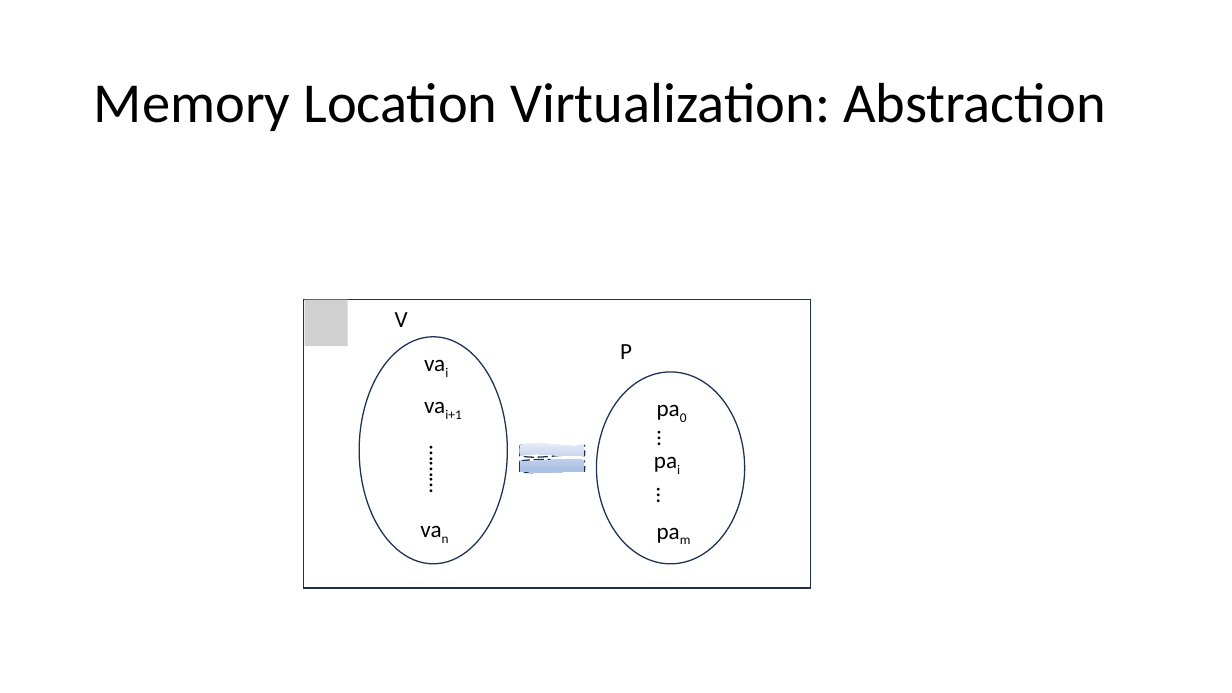
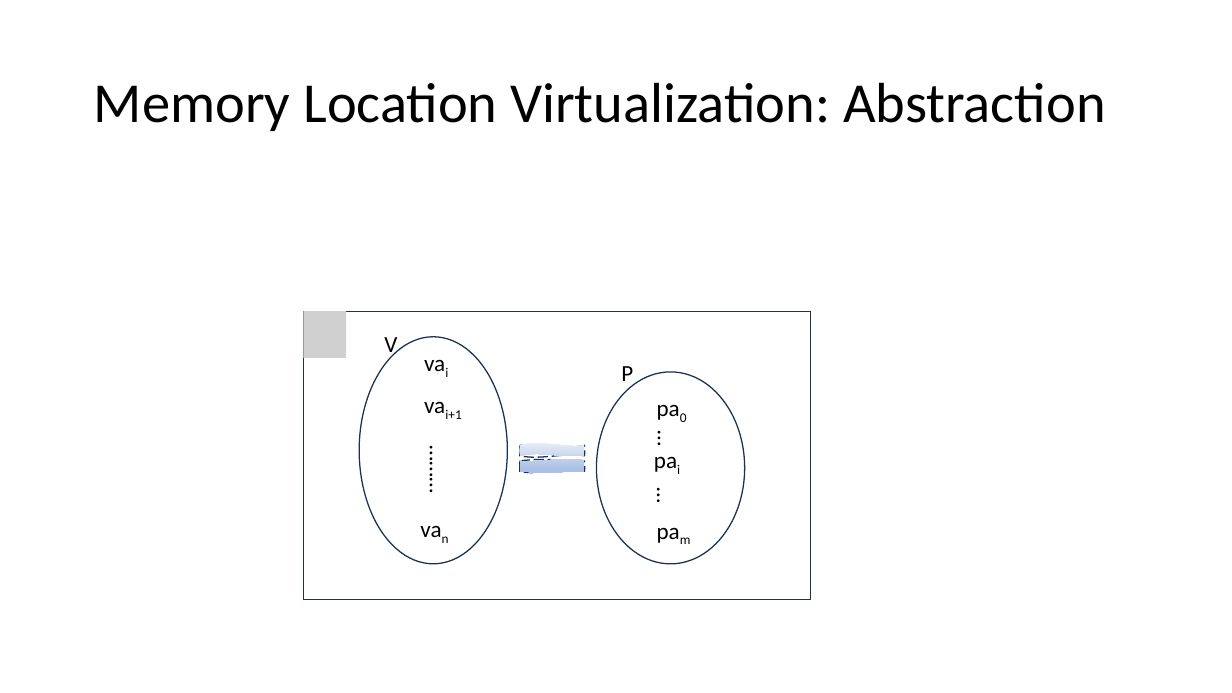
Before and after one commit to Contingent-Systems/modal_abstractions_presentations, a slide deck: slide 7 of upenn_may_24/proposal.pptx. Drawn at 1232x693 pixels with LibreOffice and Linux fonts; fonts in the diff are those of the drawing; grey boxes stand for pictures. Boxes give left, top, right and bottom in pixels: in the first picture for what was removed or moved away, otherwise in the second. Text is boxed around its words. In the diff, an @@ line names an element or a change of style, - is before the commit and + after.

```diff
--- a/upenn_may_24/proposal.pptx
+++ b/upenn_may_24/proposal.pptx
@@ rectangle: place and size @@
-rectangle at <box>303,299,811,588</box>
+rectangle at <box>303,311,811,600</box>
@@ picture: place and size @@
-picture at <box>305,299,348,346</box>
+picture at <box>303,311,346,358</box>
@@ text "V" rewrapped from <box>395,312,408,327</box> to <box>384,337,397,358</box> @@
@@ text "P" rewrapped from <box>620,344,632,359</box> to <box>621,366,633,387</box> @@
```
Also in this commit, not shown: 10 other slides changed.
